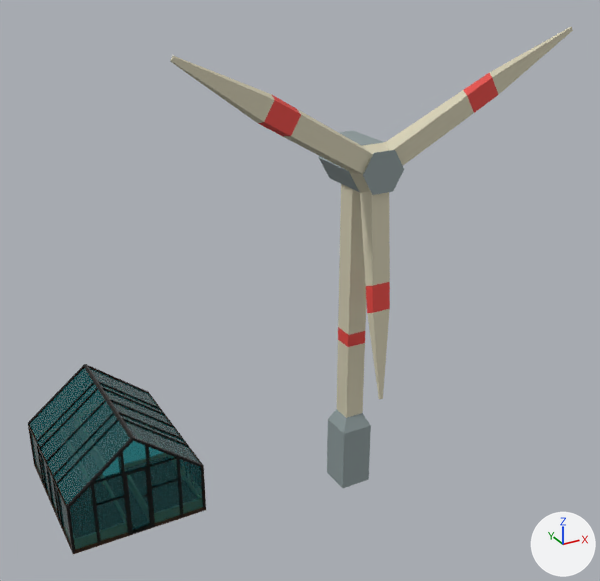
Two versions of the Blender file stuff/Buildings/Managment/Models/Wind_energy.blend, one commit apart.
One viewpoint serves both versions: a camera (50 mm lens) standing at (-28.2, -47.6, 40.0) and looking at (-1.0, 1.8, 15.3). The axes (+X, +Y, +Z) are drawn at lower right. The lights are the same throughout.

Names of what the first picture shows: 'Building S', 'Wind Energy'.
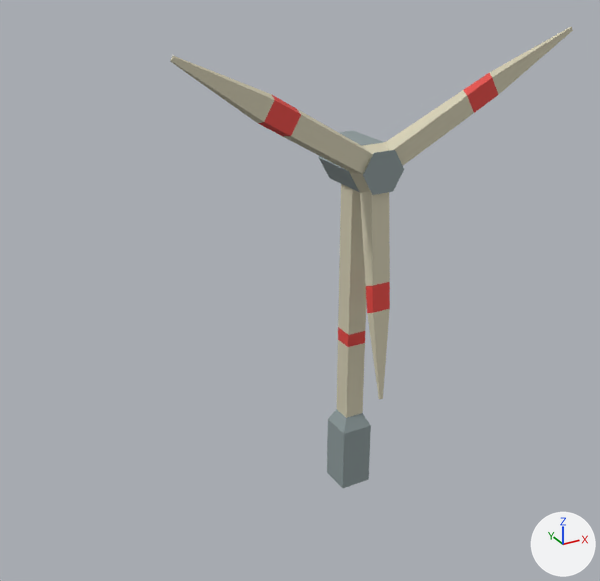
Patch to the scene script:
```diff
--- a/stuff/Buildings/Managment/Models/Wind_energy.blend.py
+++ b/stuff/Buildings/Managment/Models/Wind_energy.blend.py
@@ ob_building_s @@
-ob_building_s = bpy.data.objects.new('Building S', me_cube)
-ob_building_s.location = (-20.0, 0.0, 0.0)
-ob_building_s.rotation_euler = (0.0, 0.0, 1.571)  # degrees (0, 0, 90)
-ob_building_s.scale = (0.1, 0.1, 1.0)
```

Changed parts and their boxes [x1, y1, x2, y2] in the pictures (600 x 581 px):
'Building S', deleted (cyan)
    before: [28, 364, 206, 554]
    faces in mat_material_001 (cyan #51dee7): [30, 368, 203, 550]
    faces in mat_material (brown #331405): [28, 364, 206, 554]
